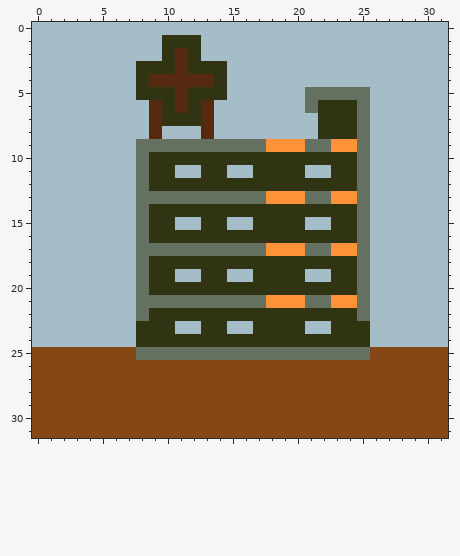
File history of a pixel-art sprite, Base/Maps/big/big_0.png. Above is the file before it was changed.
The file is 32x32 pixels. Colours within 5 levels of each other are drawn and written as one.
After:
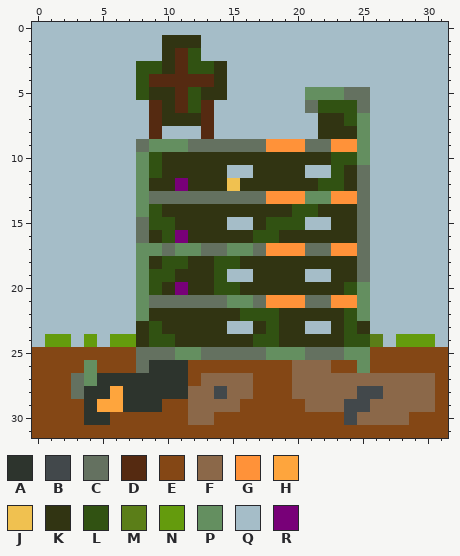
Palette (. is transparent): A #2d342d  B #42484b  C #647160  D #552a11  E #844715  F #8b6849  G #ff9239  H #fea53d  J #f0c150  K #313412  L #315212  M #5b7e18  N #649b0d  P #648f60  Q #a5bdc8  R #780078
Change:
Colour E becomes colour A in row 26 at x 9 to 11; in row 27 at x 5 to 11; in row 28 at x 4 to 5 and 7 to 11; in row 29 at x 4 and 7 to 9; in row 30 at x 4 to 5.
Colour E becomes colour B in row 28 at x 14 and 25 to 26; in row 29 at x 24 to 25; in row 30 at x 24.
Colour E becomes colour C in row 26 at x 8; in rows 27 to 28 at x 3.
Colour E becomes colour F in row 26 at x 20 to 22; in row 27 at x 13 to 16 and 20 to 30; in row 28 at x 12 to 13, 15 to 16, 20 to 24 and 27 to 30; in row 29 at x 12 to 15, 21 to 23 and 26 to 30; in row 30 at x 12 to 13 and 25 to 28.
Colour E becomes colour H in row 28 at x 6; in row 29 at x 5 to 6.
Colour K becomes colour J in row 12 at x 15.
Colour Q becomes colour K in row 11 at x 11 to 12; in row 15 at x 11 to 12; in row 19 at x 11 to 12; in row 23 at x 11 to 12.
Colour K becomes colour L in row 2 at x 12; in row 3 at x 8 to 9 and 12 to 13; in row 4 at x 8; in row 5 at x 8 and 12; in row 6 at x 12 and 22 to 24; in row 7 at x 24.
Colour K becomes colour L in row 10 at x 9 and 23 to 24; in row 11 at x 9 and 23; in row 12 at x 22 to 23; in row 14 at x 9 and 20 to 21; in row 15 at x 9 to 10 and 18 to 20; in row 16 at x 10 and 17 to 18.
Colour K becomes colour L in row 18 at x 10 to 11 and 14 to 15; in row 19 at x 9 to 10 and 14; in row 20 at x 9, 14 to 15 and 24; in row 22 at x 16 to 18 and 24; in row 23 at x 9, 18 and 24; in row 24 at x 9 to 10, 17 to 18 and 24 to 25.
Colour Q becomes colour M in row 24 at x 26.
Colour Q becomes colour N in row 24 at x 1 to 2, 4, 6 to 7 and 28 to 30.
Colour C becomes colour P in row 5 at x 21 to 23; in rows 7 to 8 at x 25; in row 9 at x 9 to 11 and 25; in row 10 at x 8 and 25; in rows 11 to 12 at x 8; in row 13 at x 8 and 21 to 22.
Colour C becomes colour P in row 14 at x 8; in row 17 at x 8 to 9, 11 to 12 and 15 to 16; in rows 18 to 19 at x 8; in row 20 at x 8 and 25; in row 21 at x 8, 15 to 16 and 25; in row 22 at x 8 and 25.
Colour C becomes colour P in row 25 at x 11 to 12, 18 to 20 and 24 to 25.
Colour E becomes colour P in row 26 at x 4 and 25; in row 27 at x 4.
Colour K becomes colour R in row 12 at x 11; in row 16 at x 11; in row 20 at x 11.
Boxes around the changes in both pictures, in picture pixels (x1, y1, x2, y2):
changed: (45, 48, 435, 425)
